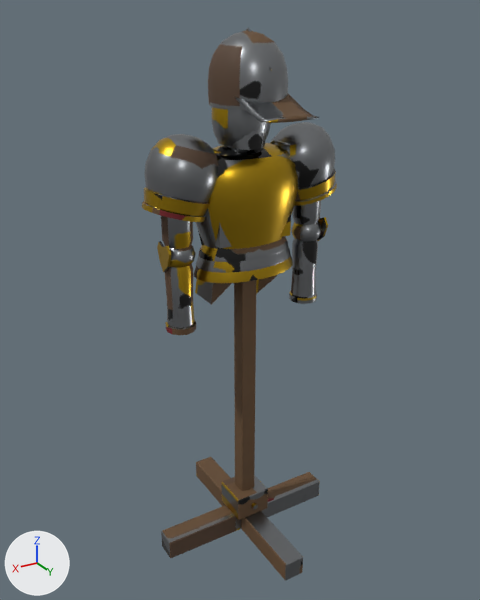
The Blender file Assets/Models/ArtBible/Items/Late/ParadeArmourOnItsStand/ParadeArmourOnItsStand.blend: old version first, new version second.
Both versions are drawn from a 50 mm camera at (1.148, 1.877, 1.944) aimed at (0.007, -0.024, 0.993). Every picture has the same lights, and +X, +Y and +Z are marked at lower left. The picture after the commit comes second.

In view in the first picture: 'ParadeArmourOnItsStand'.
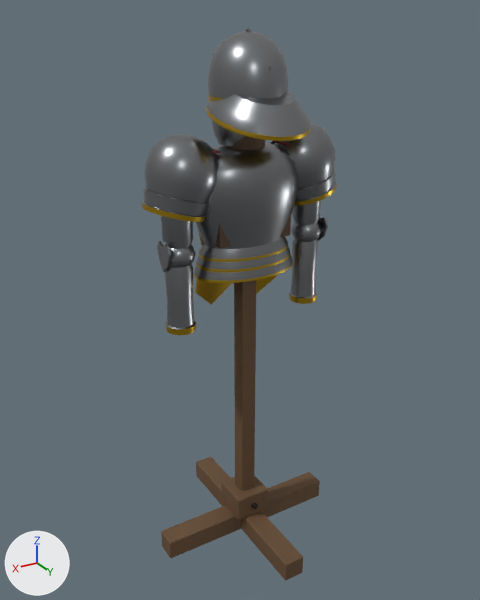
What changed in the scene script:
```text
Change me_paradearmouronitsstand:
    used by ob_paradearmouronitsstand; location = (0.0, 0.0, 0.0)
    remove me_paradearmouronitsstand.from_pydata(...)  # 2155 vertices, 2011 faces; spans x -0.37..0.37, y -0.36..0.36, z 0.0..1.91
    add me_paradearmouronitsstand.from_pydata(...)  # 2211 vertices, 2051 faces; spans x -0.37..0.37, y -0.36..0.36, z 0.0..1.91
    me_paradearmouronitsstand part 1
    6 vertices are removed from x -0.1..0.1, y 0.23, z 1.66..1.67
    20 faces are deleted
    34 vertices move from x -0.1..0.1, y 0.05..0.26, z 1.66..1.74 to x -0.09..0.16, y 0.0..0.25, z 1.6..1.75
    62 vertices are added at x -0.16..0.15, y -0.1..0.23, z 1.61..1.75
    60 new faces join them
    me_paradearmouronitsstand part 2: 1979 kept faces spanning x -0.37..0.37, y -0.36..0.36, z 0.0..1.91 get new texture (UV) coordinates
```

What differs and where, as boxes (x1, y1, x2, y2) in the pictures (480 x 600 px):
part 1 of me_paradearmouronitsstand, built on: before (235, 94, 319, 123); after (206, 91, 311, 141)
part 2 of me_paradearmouronitsstand, surface changed: (142, 28, 337, 580) in both
